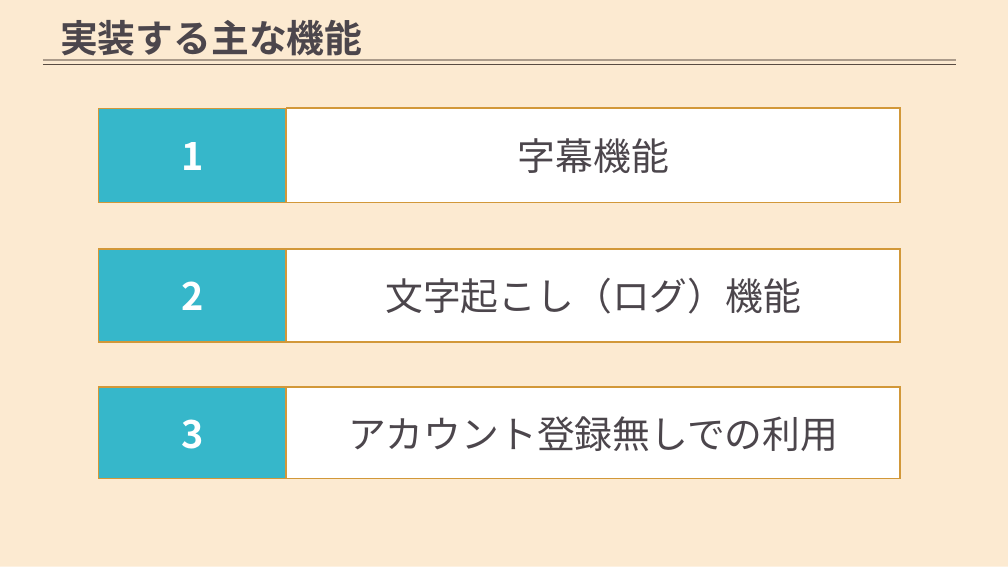
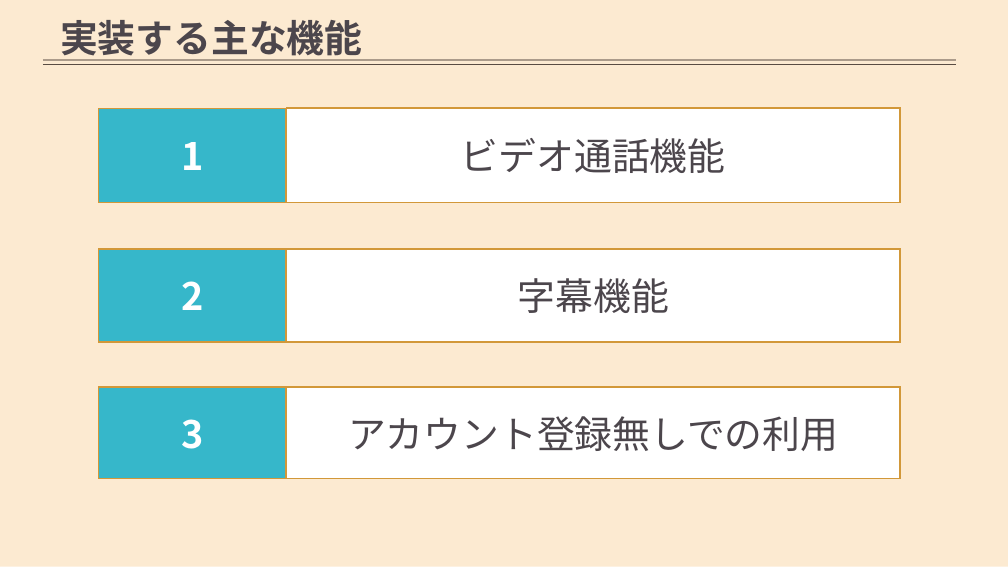
Before and after one commit to AdiosSora/subcall_cosmo, a slide deck: slide 4 of stable.pptx. Drawn at 1008x567 pixels with LibreOffice and Linux fonts; fonts in the diff are those of the drawing. Boxes give left, top, right and bottom in pixels: in the first picture for what was removed or moved away, otherwise in the second. Text is boxed around its words. In the diff, an @@ line names an element or a change of style, - is before the commit and + after.

```diff
--- a/stable.pptx
+++ b/stable.pptx
@@ text in rectangle at (461,138,726,173): text changed @@
-字幕機能
+ビデオ通話機能
@@ text in rectangle at (518,278,669,313): text changed @@
-文字起こし（ログ）機能
+字幕機能
```
Also in this commit, not shown: 3 other slides changed, 1 slide added, 1 slide removed, 1 other file.
